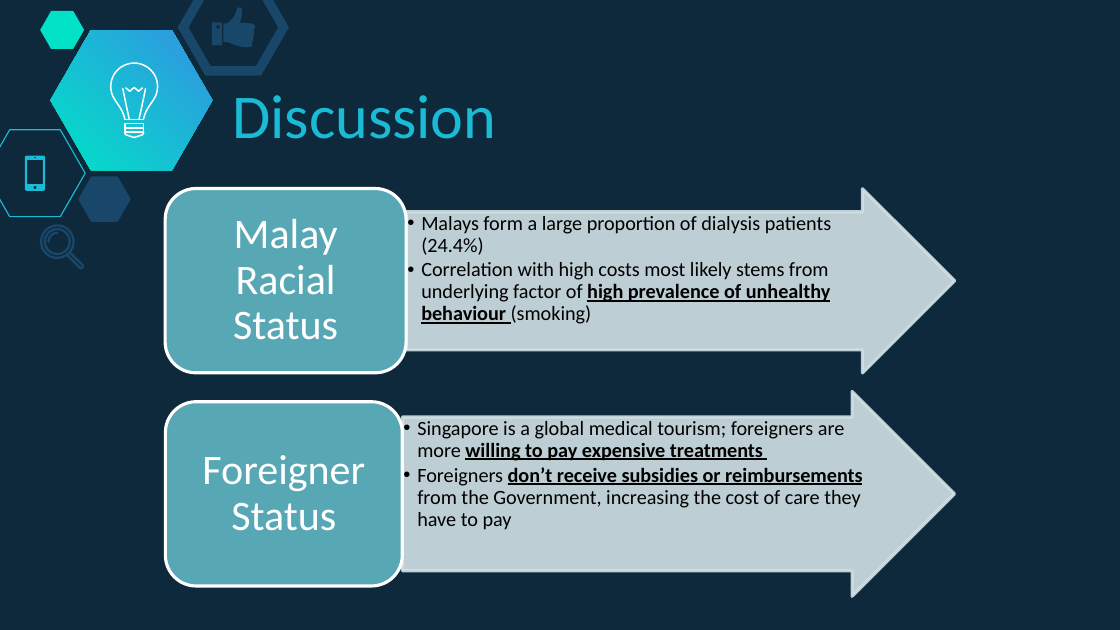
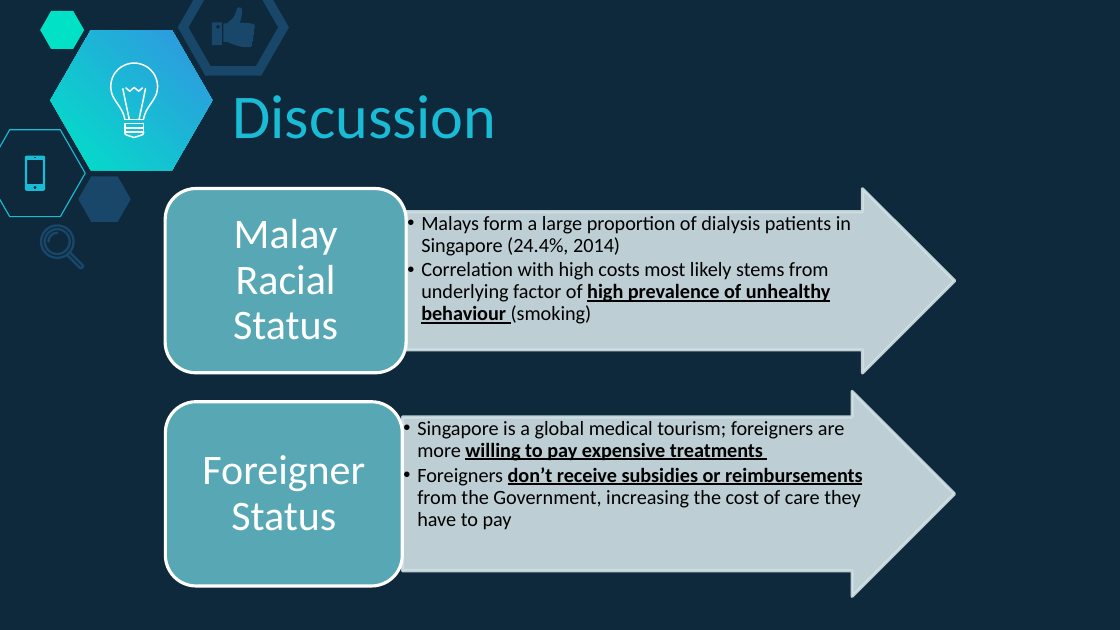
Before and after one commit to soonnanwee/H_Assignment, a slide deck: slide 16 of Holmusk Assignment Slides.pptx. Drawn at 1120x630 pixels with LibreOffice and Linux fonts; fonts in the diff are those of the drawing. Boxes give left, top, right and bottom in pixels: in the first picture for what was removed or moved away, otherwise in the second. Text is boxed around its words. In the diff, an @@ line names an element or a change of style, - is before the commit and + after.

```diff
--- a/Holmusk Assignment Slides.pptx
+++ b/Holmusk Assignment Slides.pptx
@@ text at <box>421,216,851,256</box>: text changed @@
-  • Malays form a large proportion of dialysis patients (24.4%)
+  • Malays form a large proportion of dialysis patients in Singapore (24.4%, 2014)
```
Also in this commit, not shown: 1 other slide changed.
